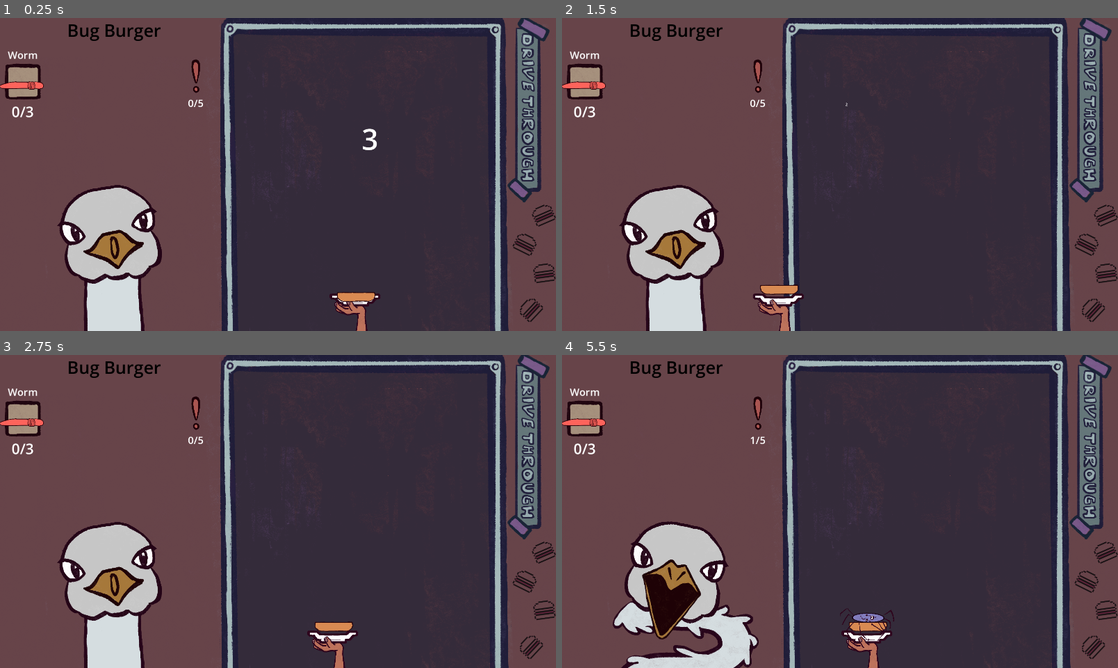
Above: before the commit, frames 1-4 (two rows, left to right).
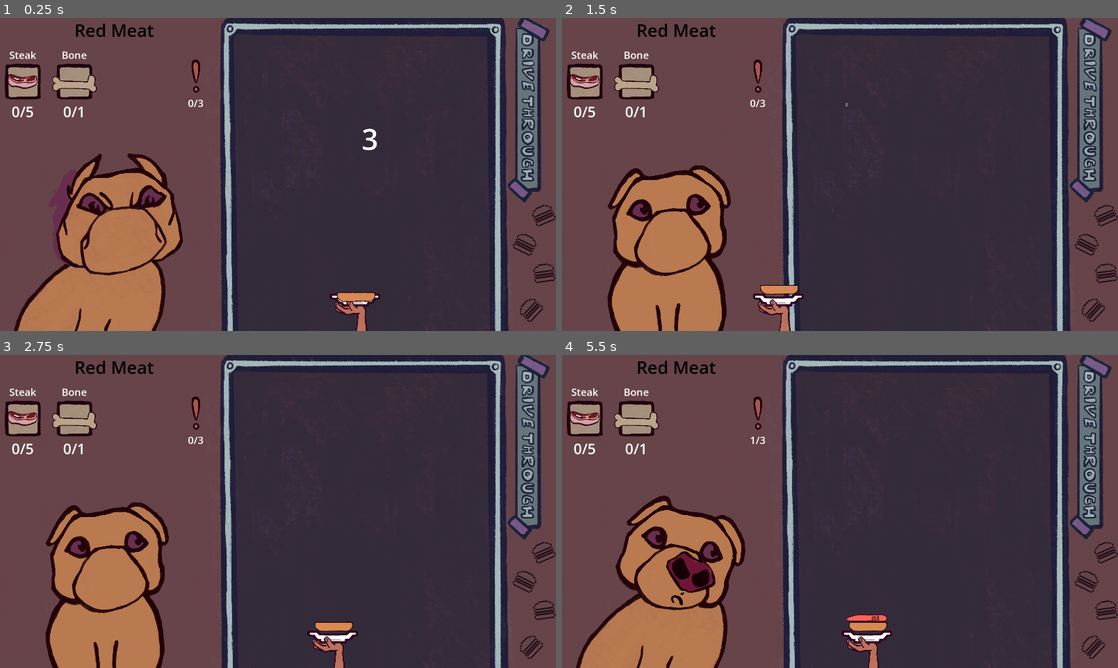
Above: after the commit, the same moments.

Repository: SirLich/funky-drive-through
Game: Godot game, scene res://game.tscn
Same seed, same stepped clock (60 frames per second), same inputs: the game is played once before the commit and once after it.
Inputs (mouse positions are in pixels of both pictures, inside the frame that each line leads up to):
- Up to frame 1 (0.25 s): no input
- Up to frame 2 (1.5 s): tap Enter at 0.5 s; move the mouse to (962, 158) at 0.52 s; press the mouse at (962, 158) at 0.53 s; tap Space at 1.25 s; move the mouse to (728, 190) at 1.27 s; release the mouse at (728, 190) at 1.28 s; click (728, 190) at 1.35 s
- Up to frame 3 (2.75 s): tap Enter at 2 s; move the mouse to (333, 442) at 2.02 s; press the mouse at (333, 442) at 2.03 s
- Up to frame 4 (5.5 s): move the mouse to (812, 574) at 2.77 s; release the mouse at (812, 574) at 2.78 s; click (812, 574) at 2.85 s; tap Space at 3.5 s; move the mouse to (1006, 558) at 3.52 s; press the mouse at (1006, 558) at 3.53 s; tap Enter at 4.25 s; move the mouse to (673, 464) at 4.27 s; release the mouse at (673, 464) at 4.28 s; click (673, 464) at 4.35 s; move the mouse to (867, 511) at 5.02 s; press the mouse at (867, 511) at 5.03 s

The runs differ from the first frame. In frame 1, 12% of the frame differs, in the area x 0-37%, y 1-100%; in frame 2, 11%; in frame 3, 11%; in frame 4, 13%, in the area x 0-60%, y 1-100%.

Commit message:
Working!

Diff:
--- a/game.gd
+++ b/game.gd
@@ -7,6 +7,7 @@
 @onready var countdown_label: Label = $CenterContainer/CountdownLabel
 @onready var center_container: CenterContainer = $CenterContainer
 @onready var finish_screen: Control = $HUD/FinishScreen
+@onready var spawn_position: Marker2D = $SpawnPosition
 
 @export var win_scene : PackedScene
 
@@ -120,6 +121,9 @@
 	self.recipe = recipe
 	hud.prepare_for_recipe(recipe)
 
+	var new_character = recipe.character.instantiate()
+	spawn_position.add_child(new_character)
+
 	# Just setup recipe stuff
 	food_counts.clear()
 	bad_count = 0
--- a/game.tscn
+++ b/game.tscn
@@ -1,12 +1,11 @@
-[gd_scene load_steps=28 format=3 uid="uid://dcfett6ns4vqq"]
+[gd_scene load_steps=27 format=3 uid="uid://dcfett6ns4vqq"]
 
 [ext_resource type="Script" path="res://game.gd" id="1_6brd1"]
 [ext_resource type="PackedScene" uid="uid://baau16ndim5ve" path="res://end_screen.tscn" id="2_fthv7"]
-[ext_resource type="PackedScene" uid="uid://dcw8fifnxbkli" path="res://item_types/win.tscn" id="2_xbt8u"]
+[ext_resource type="PackedScene" uid="uid://dcw8fifnxbkli" path="res://scenes/win.tscn" id="2_xbt8u"]
 [ext_resource type="PackedScene" uid="uid://bde5jwauuhx81" path="res://scenes/item/catcher.tscn" id="4_2i66j"]
 [ext_resource type="Texture2D" uid="uid://b4te54epp1n14" path="res://assets/background.png" id="4_e5ape"]
 [ext_resource type="PackedScene" uid="uid://d1nn1ff7rwlbn" path="res://scenes/item/dropped_item.tscn" id="5_1bqwg"]
-[ext_resource type="PackedScene" uid="uid://bwckprmdmmhxv" path="res://scenes/bird.tscn" id="5_8yo1p"]
 [ext_resource type="Script" path="res://dropper.gd" id="6_ebwai"]
 [ext_resource type="Texture2D" uid="uid://cnd1kj7020uls" path="res://assets/frame.png" id="7_1n7r7"]
 [ext_resource type="PackedScene" uid="uid://blv1sdwd4eyiq" path="res://scenes/item_box_ui.tscn" id="7_5rb7w"]
@@ -87,9 +86,9 @@
 [node name="WorldEnvironment" type="WorldEnvironment" parent="."]
 environment = SubResource("Environment_1begj")
 
-[node name="Bird" parent="." instance=ExtResource("5_8yo1p")]
+[node name="SpawnPosition" type="Marker2D" parent="."]
 position = Vector2(392, 789)
-scale = Vector2(0.295, 0.295)
+scale = Vector2(0.365, 0.365)
 
 [node name="Dropper" type="Node2D" parent="."]
 position = Vector2(827, -417)
--- a/global.gd
+++ b/global.gd
@@ -5,7 +5,7 @@
 @export var top_bun : ItemType
 @export var recipes : Array[Recipe]
 
-var current_recipe = 0
+var current_recipe = 2
 
 func get_recipe():
 	return recipes[current_recipe]
--- a/global.tscn
+++ b/global.tscn
@@ -8,11 +8,14 @@
 [ext_resource type="Resource" uid="uid://gpvcw7cmcvjt" path="res://item_types/shoe.tres" id="5_q43gs"]
 [ext_resource type="Resource" uid="uid://c0li33aqx7fvj" path="res://recipes/bug_burger.tres" id="6_3outg"]
 [ext_resource type="Resource" uid="uid://bktwpessi4585" path="res://item_types/spider.tres" id="6_tbn2y"]
+[ext_resource type="Resource" uid="uid://bg4ossqiixqge" path="res://item_types/bone.tres" id="7_5b7bf"]
 [ext_resource type="Resource" uid="uid://bn1qfv8vxs8xt" path="res://recipes/spider_burger.tres" id="8_0bbo8"]
+[ext_resource type="Resource" uid="uid://doaxlys0o21tb" path="res://item_types/steak.tres" id="8_b2npl"]
+[ext_resource type="Resource" uid="uid://uojon2jy1wdp" path="res://recipes/red_meat.tres" id="12_d412x"]
 
 [node name="Global" type="Node"]
 process_mode = 3
 script = ExtResource("1_c0auo")
-all_items = Array[Resource("res://item_type.gd")]([ExtResource("2_we04m"), ExtResource("3_elvlt"), ExtResource("4_tm8b5"), ExtResource("5_q43gs"), ExtResource("6_tbn2y")])
+all_items = Array[Resource("res://item_type.gd")]([ExtResource("2_we04m"), ExtResource("3_elvlt"), ExtResource("4_tm8b5"), ExtResource("5_q43gs"), ExtResource("6_tbn2y"), ExtResource("7_5b7bf"), ExtResource("8_b2npl")])
 top_bun = ExtResource("5_drngt")
-recipes = Array[Resource("res://recipe.gd")]([ExtResource("6_3outg"), ExtResource("8_0bbo8")])
+recipes = Array[Resource("res://recipe.gd")]([ExtResource("6_3outg"), ExtResource("8_0bbo8"), ExtResource("12_d412x")])
--- /dev/null
+++ b/item_types/bone.tres
@@ -0,0 +1,14 @@
+[gd_resource type="Resource" script_class="ItemType" load_steps=4 format=3 uid="uid://bg4ossqiixqge"]
+
+[ext_resource type="Texture2D" uid="uid://de76a4ueiyh2q" path="res://assets/items/bone1.png" id="1_7vku1"]
+[ext_resource type="Script" path="res://item_type.gd" id="1_lql7m"]
+[ext_resource type="PackedScene" uid="uid://cej1oc8b6osu3" path="res://scenes/item/bone_scene.tscn" id="1_uqt56"]
+
+[resource]
+script = ExtResource("1_lql7m")
+icon = ExtResource("1_7vku1")
+color = Color(0.733333, 0.643137, 0.541176, 1)
+dropped_scene = ExtResource("1_uqt56")
+stacked_scene = ExtResource("1_uqt56")
+name = "Bone"
+scale_factor = 1.0
--- /dev/null
+++ b/item_types/steak.tres
@@ -0,0 +1,13 @@
+[gd_resource type="Resource" script_class="ItemType" load_steps=4 format=3 uid="uid://doaxlys0o21tb"]
+
+[ext_resource type="Script" path="res://item_type.gd" id="1_bvqn7"]
+[ext_resource type="PackedScene" uid="uid://dakb8aklgrxbg" path="res://steak_drop.tscn" id="1_sc6jp"]
+[ext_resource type="Texture2D" uid="uid://bgbpwdsws1425" path="res://assets/items/steak.png" id="2_oata2"]
+
+[resource]
+script = ExtResource("1_bvqn7")
+icon = ExtResource("2_oata2")
+color = Color(1, 1, 1, 1)
+dropped_scene = ExtResource("1_sc6jp")
+name = "Steak"
+scale_factor = 1.0
--- a/recipe.gd
+++ b/recipe.gd
@@ -6,3 +6,4 @@
 @export var allowed_mistakes : int
 @export var good_chance = 0.5
 @export var bun_chance = 0.2
+@export var character : PackedScene
--- a/recipes/bug_burger.tres
+++ b/recipes/bug_burger.tres
@@ -1,5 +1,6 @@
-[gd_resource type="Resource" script_class="Recipe" load_steps=5 format=3 uid="uid://c0li33aqx7fvj"]
+[gd_resource type="Resource" script_class="Recipe" load_steps=6 format=3 uid="uid://c0li33aqx7fvj"]
 
+[ext_resource type="PackedScene" uid="uid://bwckprmdmmhxv" path="res://scenes/bird.tscn" id="1_2ldy4"]
 [ext_resource type="Script" path="res://recipe.gd" id="1_eivae"]
 [ext_resource type="Script" path="res://recipe_item.gd" id="1_yly5r"]
 [ext_resource type="Resource" uid="uid://l2kx6vi2yus8" path="res://item_types/worm.tres" id="2_jj3dl"]
@@ -16,3 +17,4 @@
 allowed_mistakes = 5
 good_chance = 0.5
 bun_chance = 0.2
+character = ExtResource("1_2ldy4")
--- /dev/null
+++ b/recipes/red_meat.tres
@@ -0,0 +1,26 @@
+[gd_resource type="Resource" script_class="Recipe" load_steps=8 format=3 uid="uid://uojon2jy1wdp"]
+
+[ext_resource type="Script" path="res://recipe.gd" id="1_bdqhn"]
+[ext_resource type="PackedScene" uid="uid://bqyyp7bw0sr86" path="res://scenes/dog.tscn" id="1_n4drr"]
+[ext_resource type="Script" path="res://recipe_item.gd" id="2_2j720"]
+[ext_resource type="Resource" uid="uid://doaxlys0o21tb" path="res://item_types/steak.tres" id="3_dca1a"]
+[ext_resource type="Resource" uid="uid://bg4ossqiixqge" path="res://item_types/bone.tres" id="4_q88rj"]
+
+[sub_resource type="Resource" id="Resource_8rj52"]
+script = ExtResource("2_2j720")
+type = ExtResource("3_dca1a")
+num = 5
+
+[sub_resource type="Resource" id="Resource_xgk5b"]
+script = ExtResource("2_2j720")
+type = ExtResource("4_q88rj")
+num = 1
+
+[resource]
+script = ExtResource("1_bdqhn")
+name = "Red Meat"
+ingredients = Array[ExtResource("2_2j720")]([SubResource("Resource_8rj52"), SubResource("Resource_xgk5b")])
+allowed_mistakes = 3
+good_chance = 0.2
+bun_chance = 0.4
+character = ExtResource("1_n4drr")
--- a/recipes/spider_burger.tres
+++ b/recipes/spider_burger.tres
@@ -1,7 +1,8 @@
-[gd_resource type="Resource" script_class="Recipe" load_steps=7 format=3 uid="uid://bn1qfv8vxs8xt"]
+[gd_resource type="Resource" script_class="Recipe" load_steps=8 format=3 uid="uid://bn1qfv8vxs8xt"]
 
 [ext_resource type="Script" path="res://recipe.gd" id="1_h7rt7"]
 [ext_resource type="Script" path="res://recipe_item.gd" id="1_i6mgj"]
+[ext_resource type="PackedScene" uid="uid://bwckprmdmmhxv" path="res://scenes/bird.tscn" id="1_y0qs8"]
 [ext_resource type="Resource" uid="uid://l2kx6vi2yus8" path="res://item_types/worm.tres" id="2_74ovj"]
 [ext_resource type="Resource" uid="uid://bktwpessi4585" path="res://item_types/spider.tres" id="3_kf5f6"]
 
@@ -22,3 +23,4 @@
 allowed_mistakes = 4
 good_chance = 0.4
 bun_chance = 0.15
+character = ExtResource("1_y0qs8")
--- a/scenes/bird.tscn
+++ b/scenes/bird.tscn
@@ -72,34 +72,10 @@
 tracks/4/type = "value"
 tracks/4/imported = false
 tracks/4/enabled = true
-tracks/4/path = NodePath("Accents:animation")
+tracks/4/path = NodePath("FaceGroup:rotation")
 tracks/4/interp = 1
 tracks/4/loop_wrap = true
 tracks/4/keys = {
-"times": PackedFloat32Array(0.1),
-"transitions": PackedFloat32Array(1),
-"update": 1,
-"values": [&"angry"]
-}
-tracks/5/type = "value"
-tracks/5/imported = false
-tracks/5/enabled = true
-tracks/5/path = NodePath("Accents:scale")
-tracks/5/interp = 1
-tracks/5/loop_wrap = true
-tracks/5/keys = {
-"times": PackedFloat32Array(0, 0.1, 0.2, 0.3, 0.4),
-"transitions": PackedFloat32Array(1, 1, 1, 1, 1),
-"update": 0,
-"values": [Vector2(1, 1), Vector2(2, 2), Vector2(1, 1), Vector2(2, 2), Vector2(1, 1)]
-}
-tracks/6/type = "value"
-tracks/6/imported = false
-tracks/6/enabled = true
-tracks/6/path = NodePath("FaceGroup:rotation")
-tracks/6/interp = 1
-tracks/6/loop_wrap = true
-tracks/6/keys = {
 "times": PackedFloat32Array(0, 0.05, 0.1, 0.15, 0.2, 0.25, 0.3, 0.35),
 "transitions": PackedFloat32Array(1, 1, 1, 1, 1, 1, 1, 1),
 "update": 0,
@@ -171,34 +147,22 @@
 tracks/5/type = "value"
 tracks/5/imported = false
 tracks/5/enabled = true
-tracks/5/path = NodePath("Accents:scale")
+tracks/5/path = NodePath("FaceGroup/Tongue:animation")
 tracks/5/interp = 1
 tracks/5/loop_wrap = true
 tracks/5/keys = {
 "times": PackedFloat32Array(0),
 "transitions": PackedFloat32Array(1),
-"update": 0,
-"values": [Vector2(1, 1)]
+"update": 1,
+"values": [&"neutral"]
 }
 tracks/6/type = "value"
 tracks/6/imported = false
 tracks/6/enabled = true
-tracks/6/path = NodePath("FaceGroup/Tongue:animation")
+tracks/6/path = NodePath("FaceGroup:rotation")
 tracks/6/interp = 1
 tracks/6/loop_wrap = true
 tracks/6/keys = {
-"times": PackedFloat32Array(0),
-"transitions": PackedFloat32Array(1),
-"update": 1,
-"values": [&"neutral"]
-}
-tracks/7/type = "value"
-tracks/7/imported = false
-tracks/7/enabled = true
-tracks/7/path = NodePath("FaceGroup:rotation")
-tracks/7/interp = 1
-tracks/7/loop_wrap = true
-tracks/7/keys = {
 "times": PackedFloat32Array(0),
 "transitions": PackedFloat32Array(1),
 "update": 0,
@@ -527,7 +491,6 @@
 
 [node name="Bird" type="Node2D"]
 process_mode = 3
-scale = Vector2(0.365, 0.365)
 script = ExtResource("1_p54rs")
 metadata/_edit_group_ = true
 
--- /dev/null
+++ b/scenes/item/bone_scene.tscn
@@ -0,0 +1,25 @@
+[gd_scene load_steps=4 format=3 uid="uid://cej1oc8b6osu3"]
+
+[ext_resource type="Texture2D" uid="uid://de76a4ueiyh2q" path="res://assets/items/bone1.png" id="1_7e8b2"]
+[ext_resource type="Texture2D" uid="uid://115pmxx1b5vq" path="res://assets/items/bone2.png" id="2_560ir"]
+
+[sub_resource type="SpriteFrames" id="SpriteFrames_j0a80"]
+animations = [{
+"frames": [{
+"duration": 1.0,
+"texture": ExtResource("1_7e8b2")
+}, {
+"duration": 1.0,
+"texture": ExtResource("2_560ir")
+}],
+"loop": true,
+"name": &"default",
+"speed": 5.0
+}]
+
+[node name="AnimatedSprite2D" type="AnimatedSprite2D"]
+modulate = Color(0.733333, 0.643137, 0.541176, 1)
+scale = Vector2(0.1, 0.1)
+sprite_frames = SubResource("SpriteFrames_j0a80")
+autoplay = "default"
+frame_progress = 0.457589
--- /dev/null
+++ b/steak_drop.tscn
@@ -0,0 +1,23 @@
+[gd_scene load_steps=4 format=3 uid="uid://dakb8aklgrxbg"]
+
+[ext_resource type="Texture2D" uid="uid://bevp3afnfqpts" path="res://assets/items/steak2.png" id="1_jytw4"]
+[ext_resource type="Texture2D" uid="uid://djn213lsvl32u" path="res://assets/items/steak_flat.png" id="2_it530"]
+
+[sub_resource type="SpriteFrames" id="SpriteFrames_f1pon"]
+animations = [{
+"frames": [{
+"duration": 1.0,
+"texture": ExtResource("1_jytw4")
+}, {
+"duration": 1.0,
+"texture": ExtResource("2_it530")
+}],
+"loop": true,
+"name": &"default",
+"speed": 5.0
+}]
+
+[node name="SteakDrop" type="AnimatedSprite2D"]
+sprite_frames = SubResource("SpriteFrames_f1pon")
+autoplay = "default"
+frame_progress = 0.112634
Binary file added: assets/items/bone1.png
Not shown, added: assets/items/bone1.png.import
Binary file added: assets/items/bone2.png
Not shown, added: assets/items/bone2.png.import
Binary file added: assets/items/bread_top2.png
Not shown, added: assets/items/bread_top2.png.import
Binary file added: assets/items/eggplant.png
Not shown, added: assets/items/eggplant.png.import
Binary file added: assets/items/pickle2.png
Not shown, added: assets/items/pickle2.png.import
Binary file added: assets/items/steak.png
Not shown, added: assets/items/steak.png.import
(and 16 more such lines)
